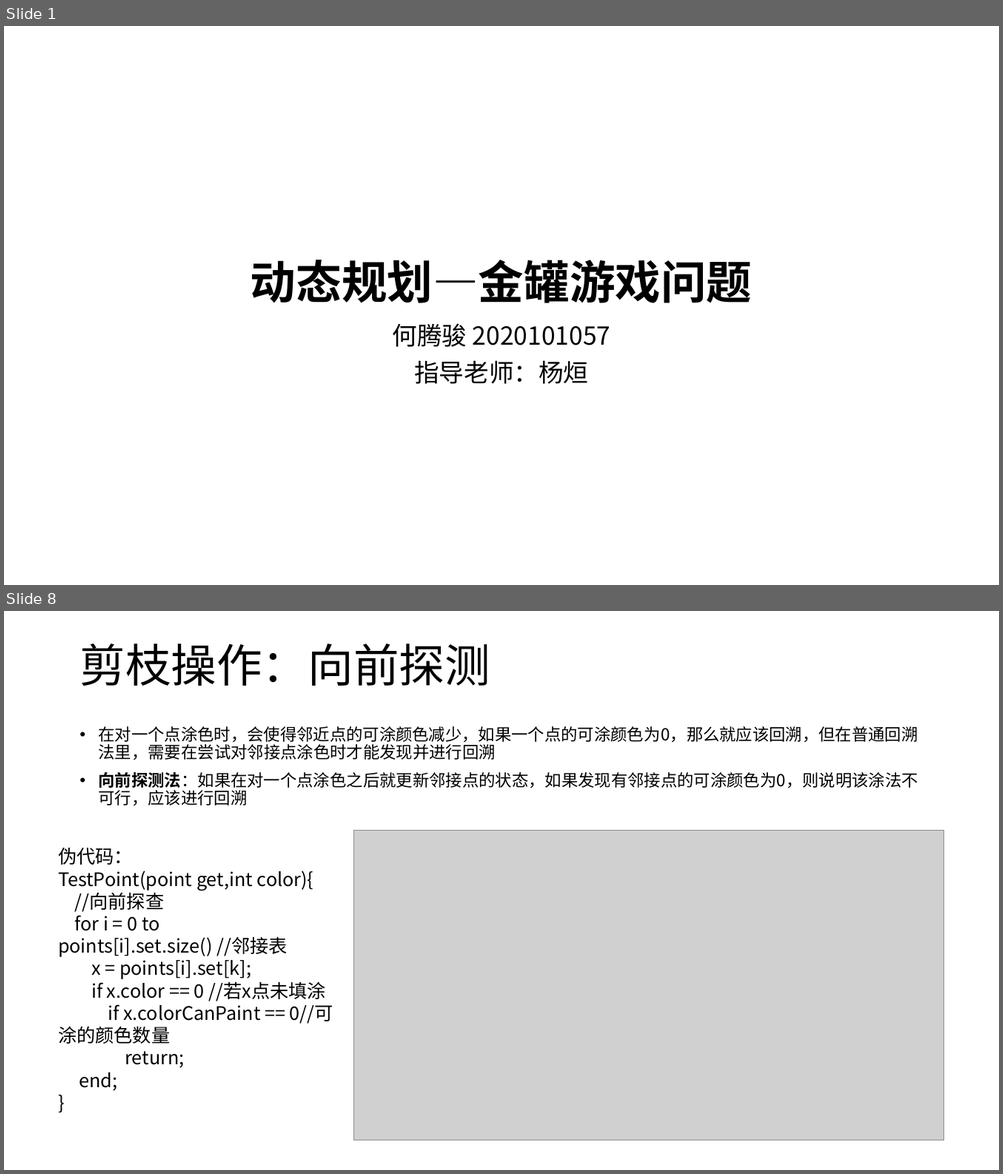
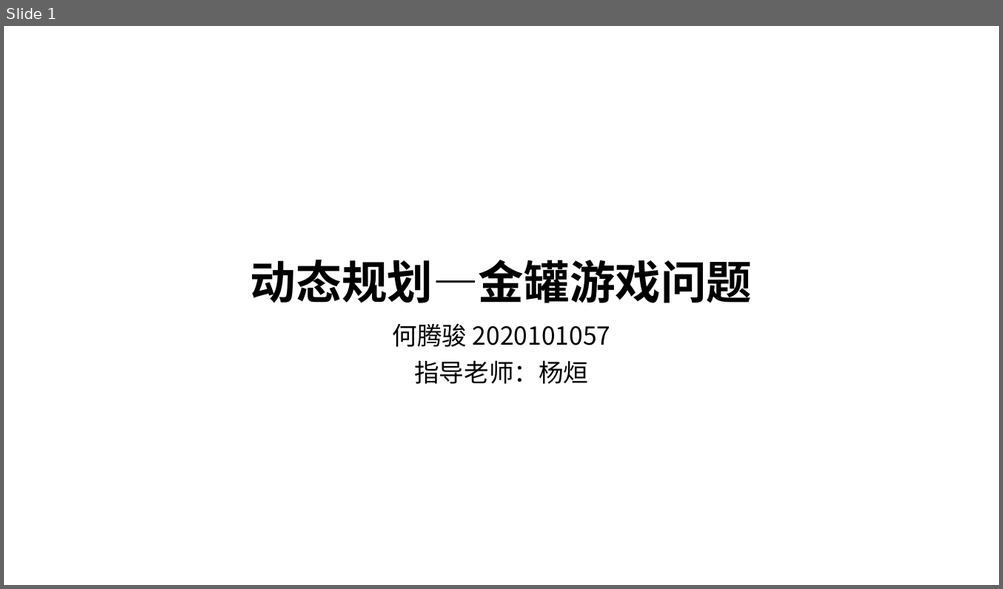
Before and after one commit to VirtualPuffer/Algorithm_Experiment, a slide deck: report/实验4/算法实验04.pptx. Shown one above the other, each under a label of ours: slides 1 and 8 before the commit, slide 1 after it; the slides between them are not shown. The pictures are 1003x1174 and 1003x589 pixels, drawn with LibreOffice and Linux fonts; fonts in the diff are those of the drawing; grey boxes stand for pictures. Boxes give left, top, right and bottom in pixels: in the first picture for what was removed or moved away, otherwise in the second. Text is boxed around its words. In the diff, an @@ line names an element or a change of style, - is before the commit and + after.

```diff
--- a/report/实验4/算法实验04.pptx
+++ b/report/实验4/算法实验04.pptx
@@ slide 8 removed at <box>4,611,999,1170</box>, background #FFFFFF @@
@@ title removed at <box>79,644,489,686</box> @@
-剪枝操作：向前探测
@@ text removed at <box>99,726,918,806</box> @@
-• 在对一个点涂色时，会使得邻近点的可涂颜色减少，如果一个点的可涂颜色为0，那么就应该回溯，但在普通回溯法里，需要在尝试对邻接点涂色时才能发现并进行回溯
-• 向前探测法：如果在对一个点涂色之后就更新邻接点的状态，如果发现有邻接点的可涂颜色为0，则说明该涂法不可行，应该进行回溯
@@ picture removed at <box>354,830,943,1141</box> @@
@@ text removed at <box>58,848,333,1091</box> @@
-伪代码：
-TestPoint(point get,int color){
-//向前探查
-for i = 0 to points[i].set.size() //邻接表
-x = points[i].set[k];
-if x.color == 0 //若x点未填涂
-if x.colorCanPaint == 0//可涂的颜色数量
-return;
-end;
-}
```
Also in this commit, not shown: 2 slides changed, 3 slides added, 7 other slides removed, 2 other files.
